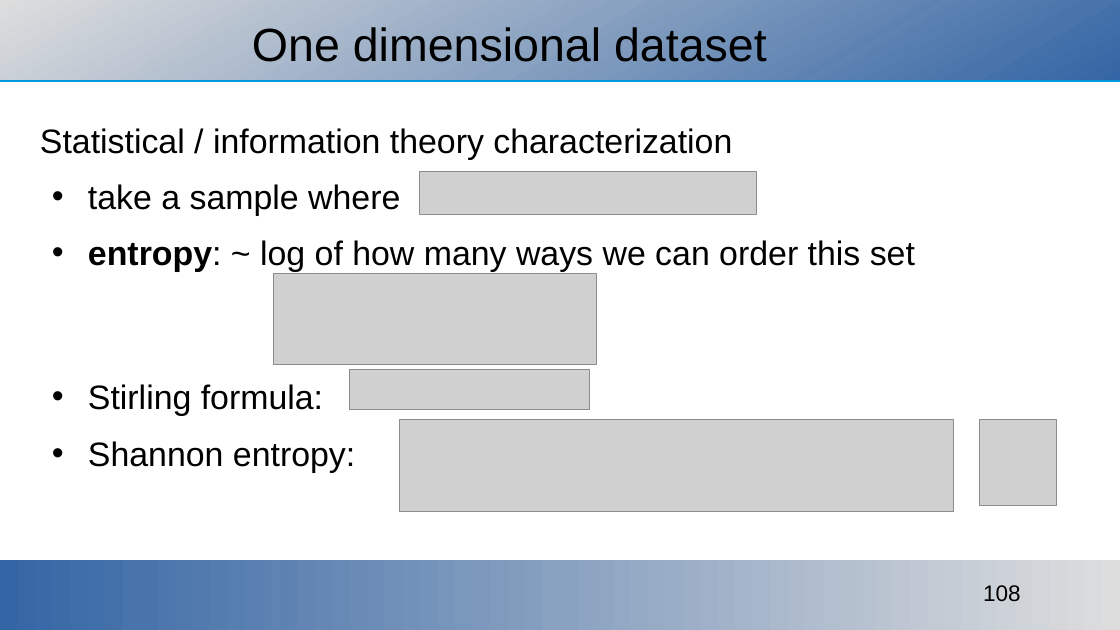
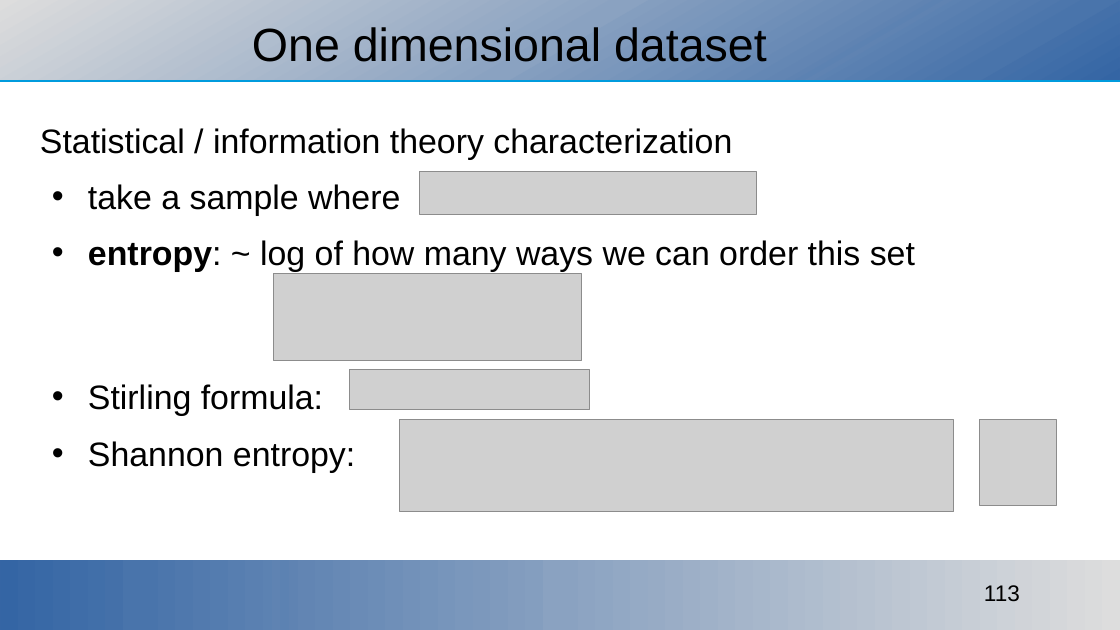
Before and after one commit to ajakovac/ML-in-Practice-I, a slide deck: slide 113 of ML in practice.odp (slide 108 before the commit). Drawn at 1120x630 pixels with LibreOffice and Linux fonts; fonts in the diff are those of the drawing; grey boxes stand for pictures; background and template pictures are left out. Boxes give left, top, right and bottom in pixels: in the first picture for what was removed or moved away, otherwise in the second. Text is boxed around its words. In the diff, an @@ line names an element or a change of style, - is before the commit and + after.

```diff
--- a/ML in practice.odp
+++ b/ML in practice.odp
@@ picture: place and size @@
-picture at (273,273,597,365)
+picture at (273,273,581,361)
@@ page number at (984,585,1020,602): text changed @@
-108
+113
```
Also in this commit, not shown: 5 other slides changed, 5 slides added, 6 other files.
